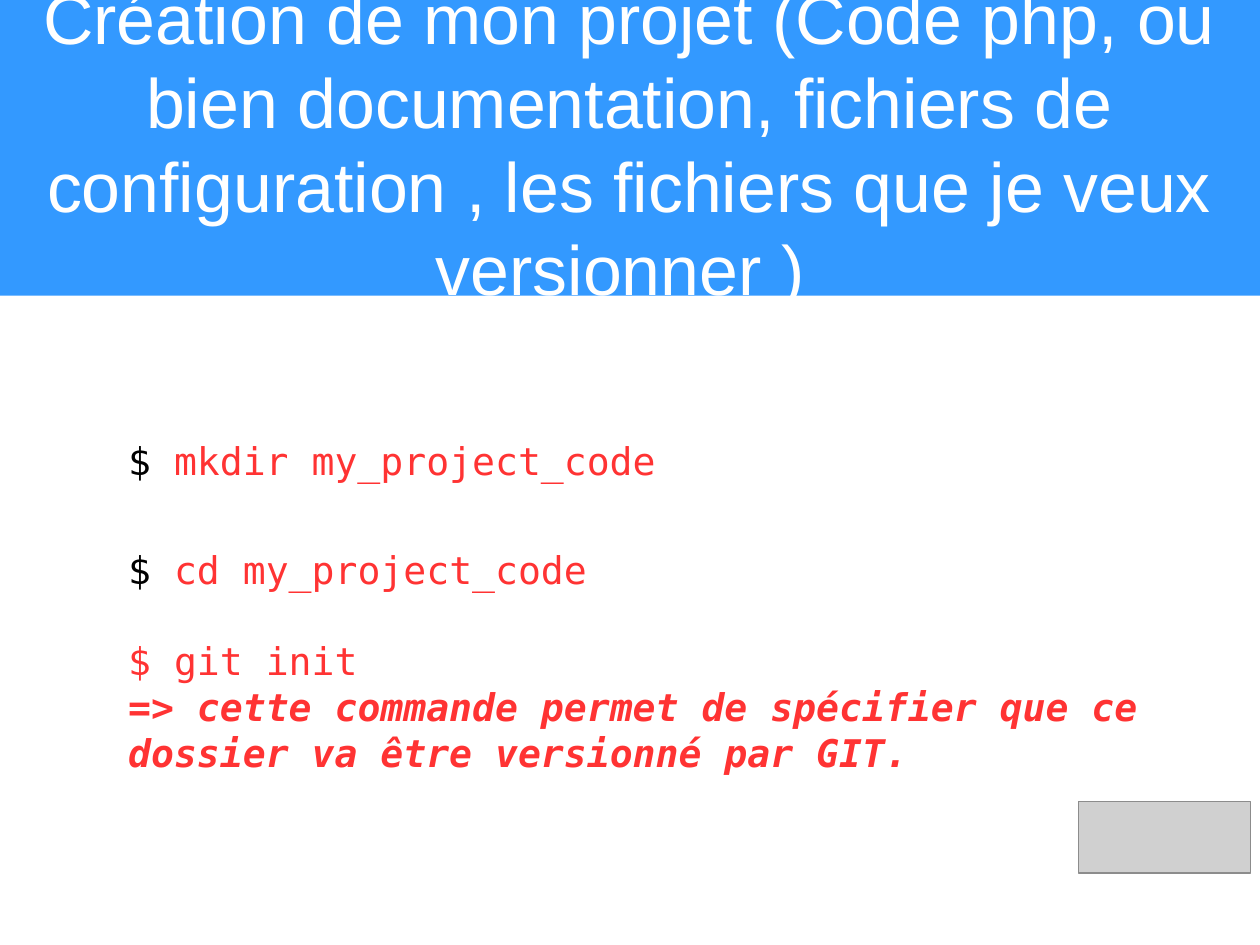
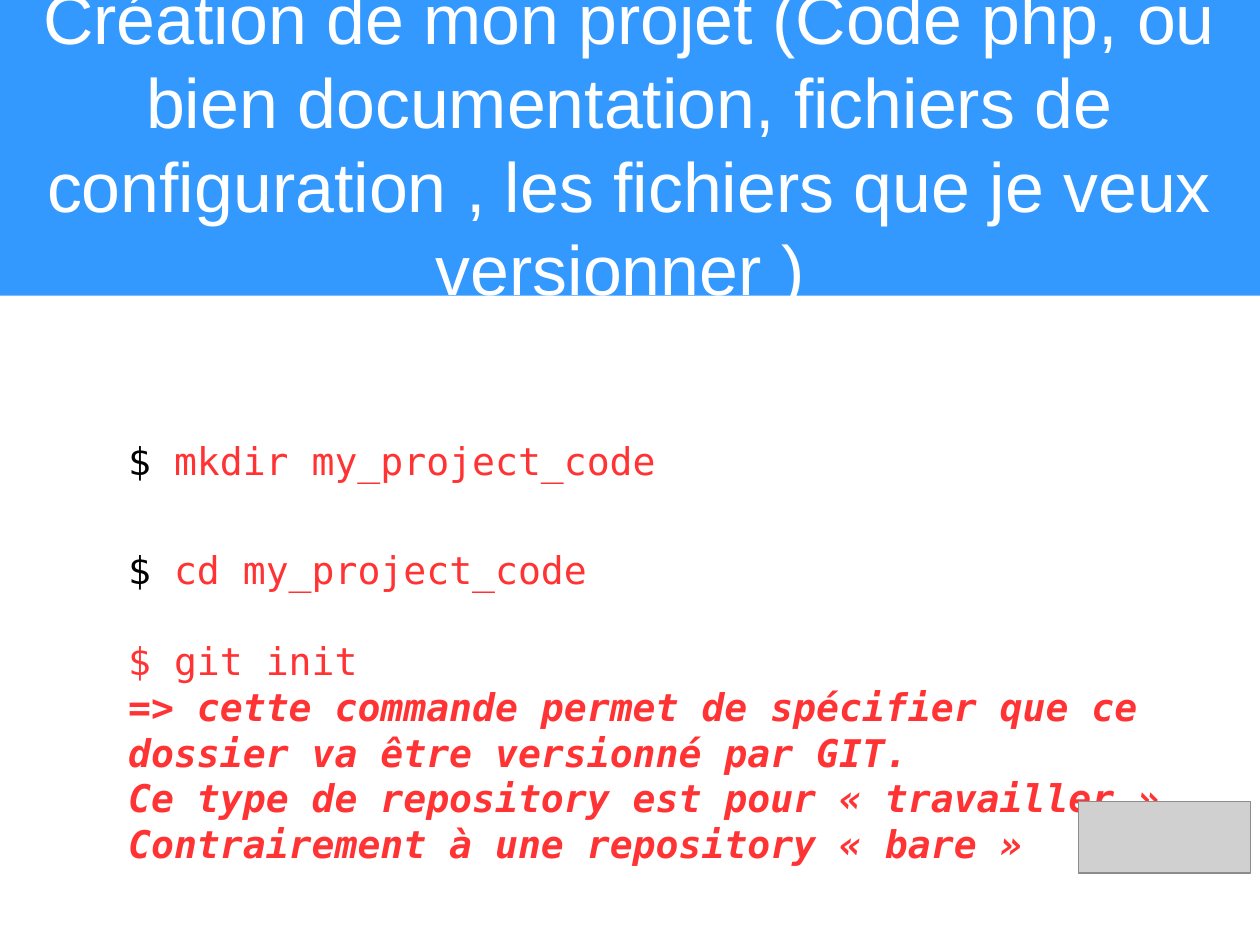
Before and after one commit to heylve/current, a slide deck: slide 5 of Presentations/git_explained.odp. Drawn at 1260x945 pixels with LibreOffice and Linux fonts; fonts in the diff are those of the drawing; grey boxes stand for pictures. Boxes give left, top, right and bottom in pixels: in the first picture for what was removed or moved away, otherwise in the second. Text is boxed around its words. In the diff, an @@ line names an element or a change of style, - is before the commit and + after.

```diff
--- a/Presentations/git_explained.odp
+++ b/Presentations/git_explained.odp
@@ text at bbox=[128, 782, 1114, 866]: paragraphs added @@
+Ce type de repository est pour « travailler »
+Contrairement à une repository « bare »
```
Also in this commit, not shown: 6 other slides changed, 2 slides added.
